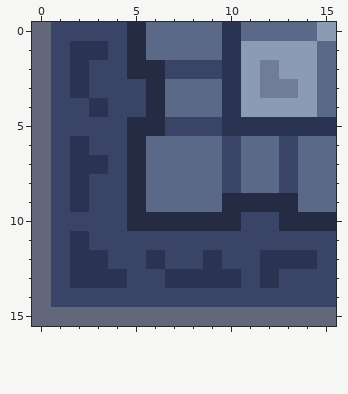
One commit to this pixel-art sprite: pxl/Content/Level/Tiles/ground_connect_bottom_left.png. The first picture shows the starting point.
The file is 16x16 pixels. Colours within 5 levels of each other are drawn and written as one.
The same view after the edit:
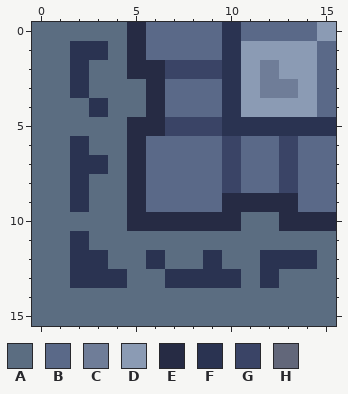
Palette (. is transparent): A #5b6d81  B #5a6988  C #6f7d98  D #8b9bb4  E #262b44  F #2a3351  G #3a4466  H #62677a
Edits made:
The edit turns colour G into colour A in row 0 at x 1 to 4; in row 1 at x 1 and 4; in row 2 at x 1 and 3 to 4; in row 3 at x 1 and 3 to 5; in row 4 at x 1 to 2 and 4 to 5; in row 5 at x 1 to 4.
The edit turns colour G into colour A in row 6 at x 1 and 3 to 4; in row 7 at x 1 and 4; in rows 8 to 9 at x 1 and 3 to 4; in row 10 at x 1 to 4 and 11 to 12; in row 11 at x 1 and 3 to 15; in row 12 at x 1, 4 to 5, 7 to 8, 10 to 11 and 15.
The edit turns colour G into colour A in row 13 at x 1, 5 to 6, 11 and 13 to 15; in row 14 at x 1 to 15.
The edit turns colour H into colour A in rows 0 to 14 at x 0; in row 15 at x 0 to 15.
